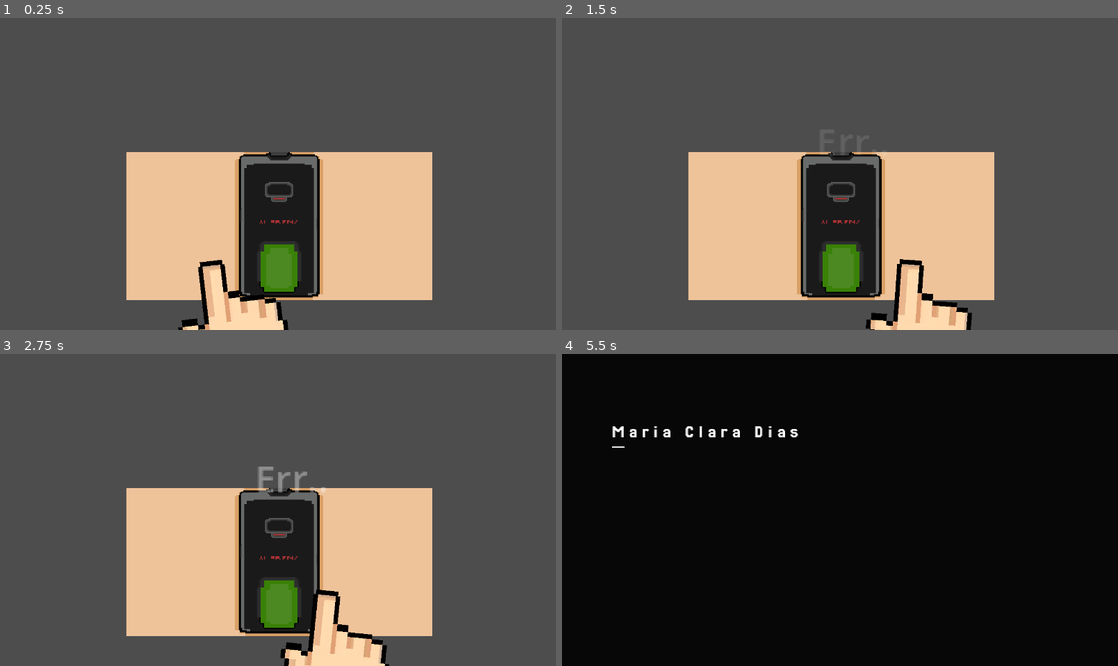
Above: before the commit, frames 1-4 (two rows, left to right).
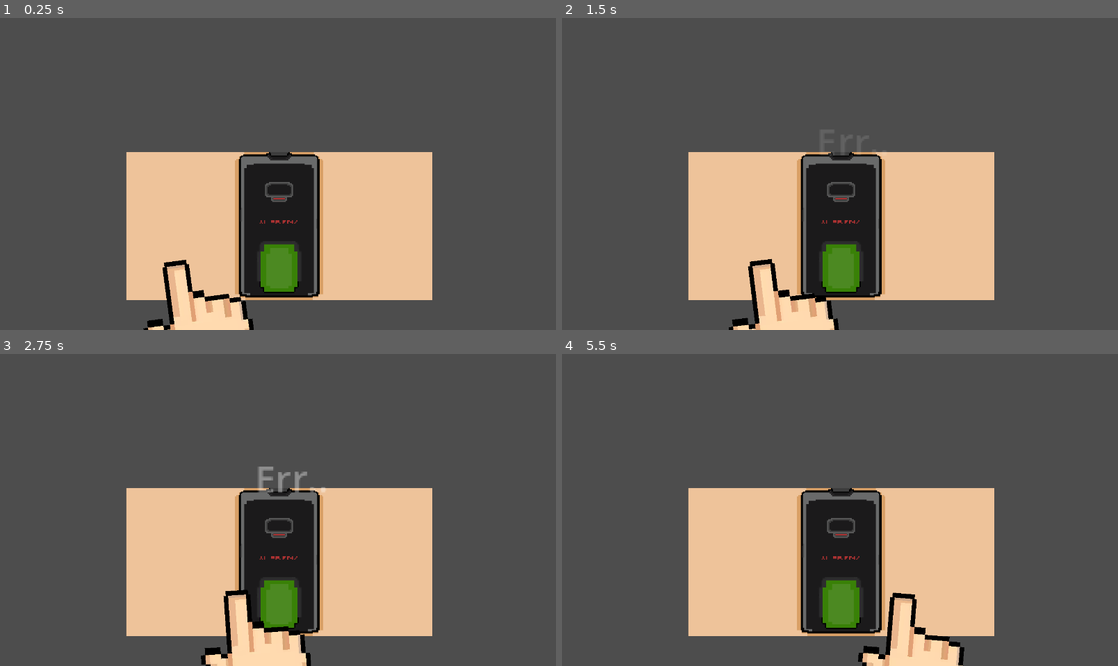
Above: after the commit, the same moments.

Repository: bianca-bezerra/CINExpress
Game: Godot game, scene res://scenes/levels/finger_scene.tscn
The game is run twice, just before and just after one commit, with the same random seed, the same clock (stepped at 60 frames per second) and the same inputs. This scene is started directly instead of the project's main scene.
Inputs:
- Up to frame 1 (0.25 s): no input
- Up to frame 2 (1.5 s): tap Enter at 0.5 s; tap Space (space) at 0.6, 1.35 s
- Up to frame 3 (2.75 s): tap Space (space) at 2.1 s
- Up to frame 4 (5.5 s): tap Space (space) every 0.75 s from 2.85 to 5.1 s

The runs differ from the first frame. In frame 1, 2.3% of the frame differs, in the area x 25-52%, y 77-100%; in frame 2, 3.7%; in frame 3, 4.1%; in frame 4, 95%, in the area x 0-100%, y 0-100%.

Commit message:
feat: ajuste no speed increase do dedo

Diff:
--- a/scripts/finger.gd
+++ b/scripts/finger.gd
@@ -7,7 +7,7 @@
 
 const FINGER_INCLINATION_DEG = 25
 const FINGER_MARGIN = 150
-const SPEED_INCREASE = 300.0
+const SPEED_INCREASE = 100.0
 const MAX_SCORE_PER_HIT = 100
 const SCREEN_LIMIT_LEFT = 0.0 + FINGER_MARGIN
 const SCREEN_LIMIT_RIGHT = 480.0 - FINGER_MARGIN
